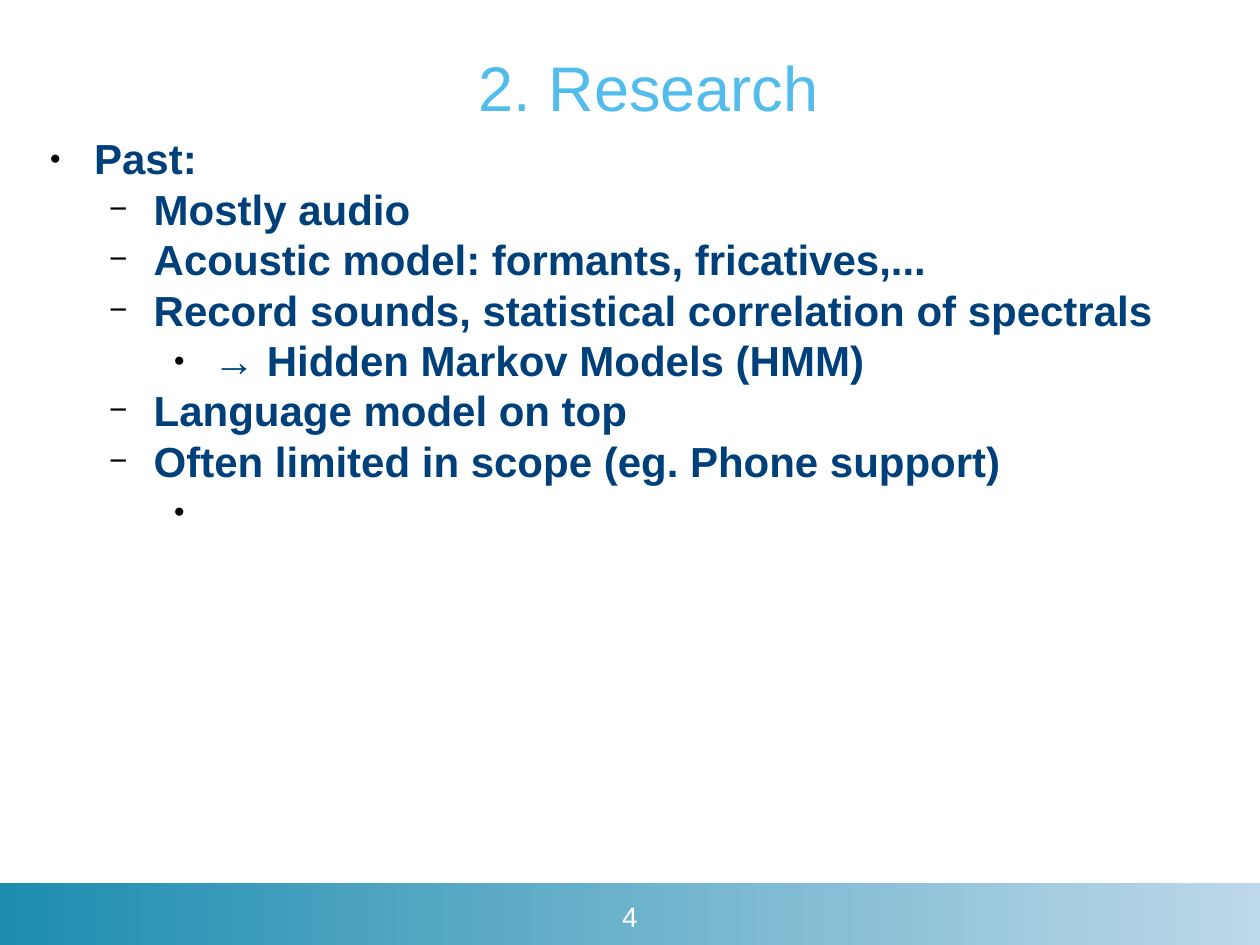
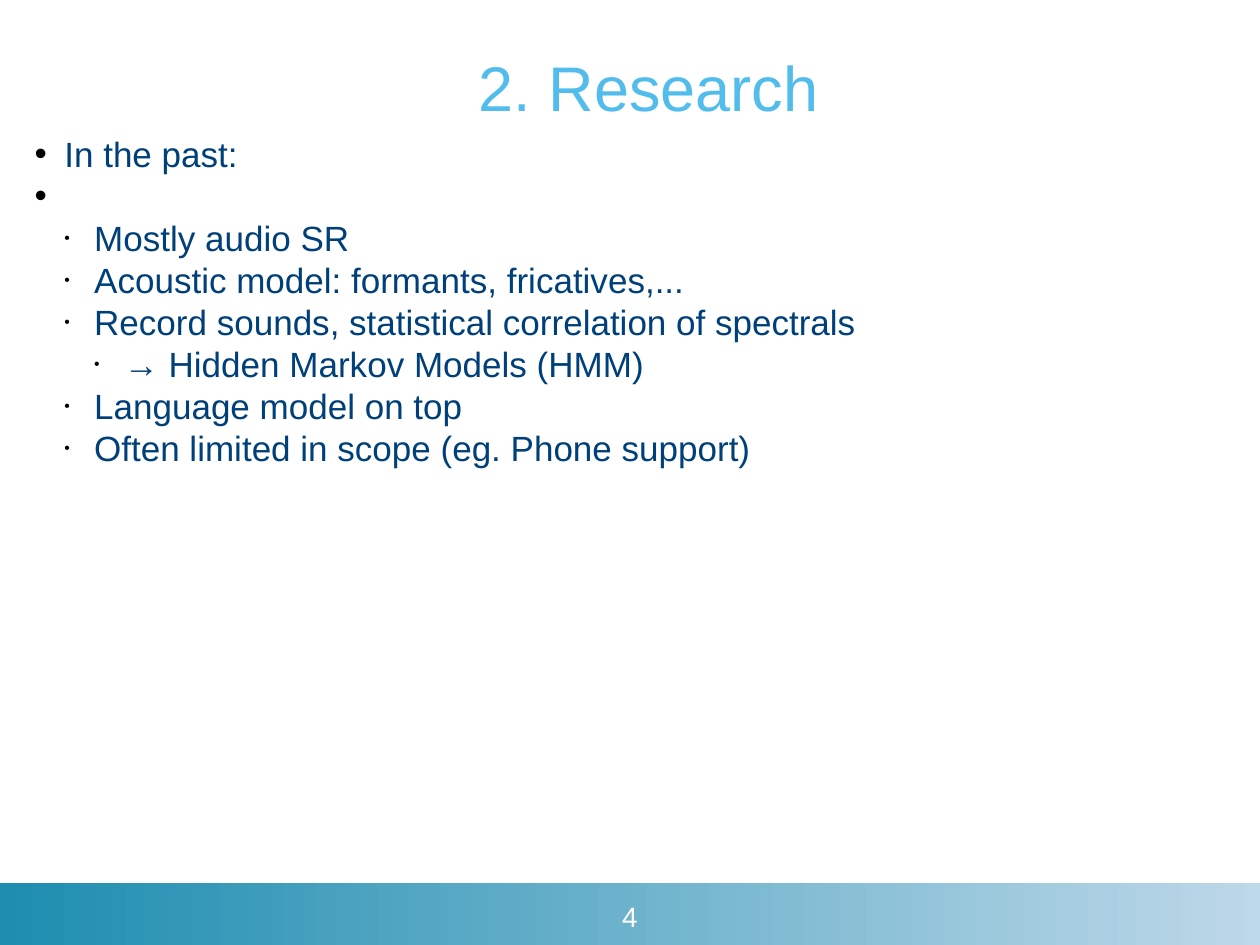
Before and after one commit to matthijsvk/convNets, a slide deck: slide 4 of report/tussentijdse/convNetsSR21dec2017.pptx. Drawn at 1260x945 pixels with LibreOffice and Linux fonts; fonts in the diff are those of the drawing; background and template pictures are left out. Boxes give left, top, right and bottom in pixels: in the first picture for what was removed or moved away, otherwise in the second. Text is boxed around its words. In the diff, an @@ line names an element or a change of style, - is before the commit and + after.

```diff
--- a/report/tussentijdse/convNetsSR21dec2017.pptx
+++ b/report/tussentijdse/convNetsSR21dec2017.pptx
@@ text at bbox=[64, 141, 350, 258]: text changed; size 24 to 20 pt; bold off @@
-● Past:
-  − Mostly audio
+• In the past:
+  • Mostly audio SR
@@ text at bbox=[94, 267, 855, 468]: size 24 to 20 pt, bold off in "Acoustic model: formants, fricatives,...", "Record sounds, statistical correlation of spectrals", "→ Hidden Markov Models (HMM)", "Language model on top" and 1 more places; bullet − to •; bullet ● to • @@
```
Also in this commit, not shown: 4 other slides changed, 45 other files.
